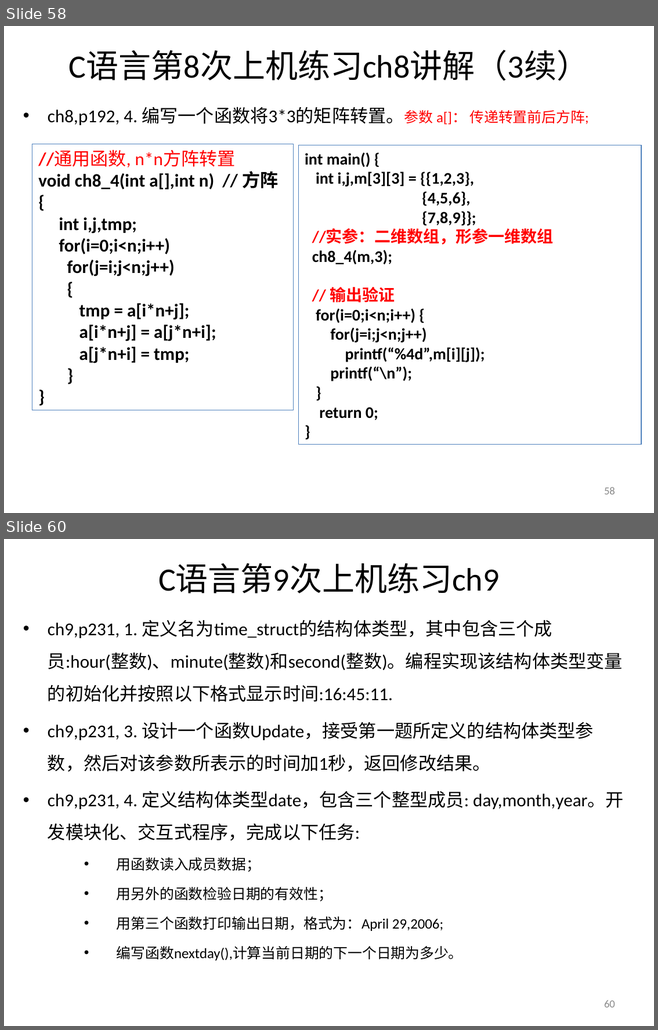
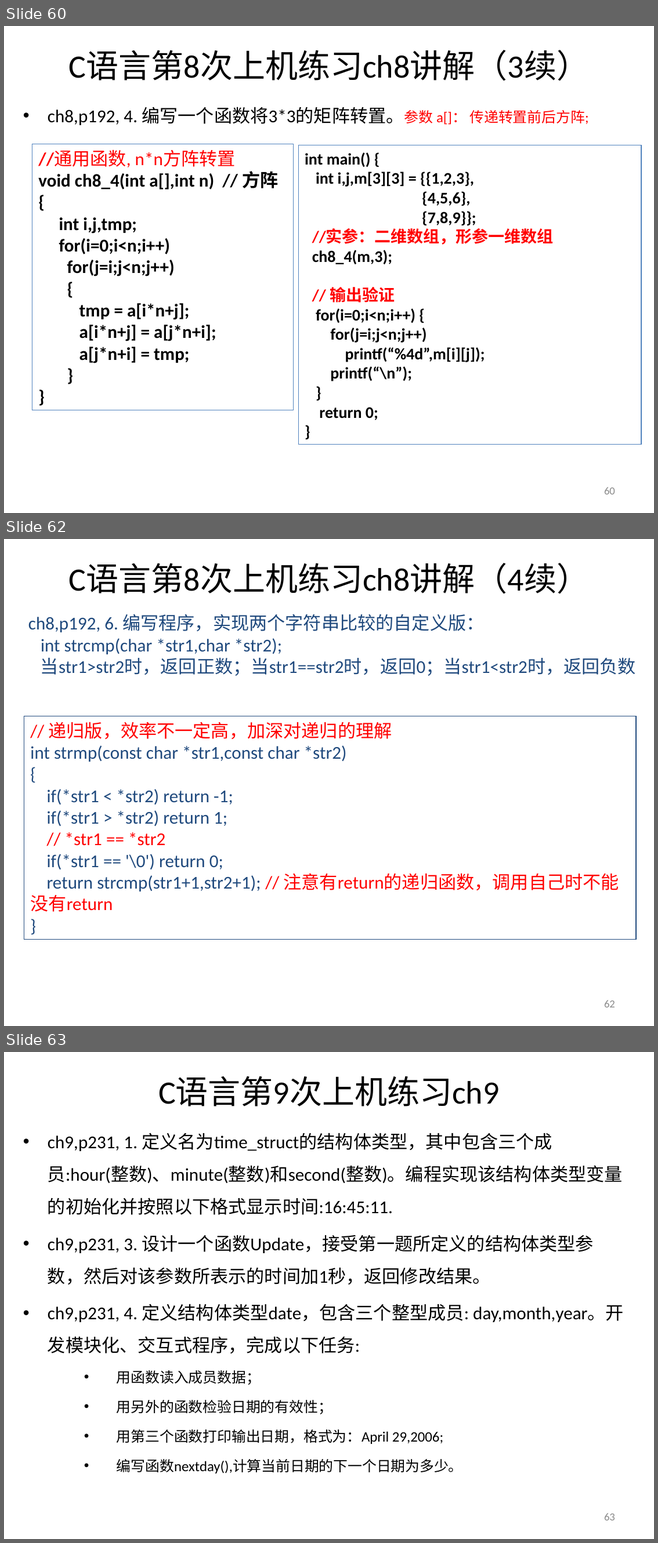
Before and after one commit to jtrfid/C-Repositories, a slide deck: 2016/上机安排.ppt. Shown one above the other, each under a label of ours: slides 58 and 60 before the commit, slides 60, 62 and 63 after it; the slides between them are not shown. The pictures are 658x1030 and 658x1543 pixels, drawn with LibreOffice and Linux fonts; fonts in the diff are those of the drawing. Boxes give left, top, right and bottom in pixels: in the first picture for what was removed or moved away, otherwise in the second. Text is boxed around its words. In the diff, an @@ line names an element or a change of style, - is before the commit and + after.

```diff
--- a/2016/上机安排.ppt
+++ b/2016/上机安排.ppt
@@ slide 62 added at <box>4,539,654,1026</box>, background #FFFFFF @@
@@ title added at <box>69,563,589,594</box>, 36 pt, text #000000 @@
+C语言第8次上机练习ch8讲解（4续）
@@ text added at <box>28,614,636,676</box>, 20 pt, text #1F497D @@
+ch8,p192, 6. 编写程序，实现两个字符串比较的自定义版：
+int strcmp(char *str1,char *str2);
+当str1>str2时，返回正数；当str1==str2时，返回0；当str1<str2时，返回负数
@@ rectangle added at <box>24,716,636,940</box>, outline #1F497D 0.74 pt, 20 pt, text #1F497D @@
+// 递归版，效率不一定高，加深对递归的理解
+int strmp(const char *str1,const char *str2)
+{
+if(*str1 < *str2) return -1;
+if(*str1 > *str2) return 1;
+// *str1 == *str2
+if(*str1 == '\0') return 0;
+return strcmp(str1+1,str2+1); // 注意有return的递归函数，调用自己时不能没有return
+}
@@ page number added at <box>604,1000,615,1008</box>, 12 pt, text #898989 @@
+62
@@ what was slide 58 is now slide 60 @@
@@ page number at <box>604,487,615,495</box>: text changed @@
-58
+60
@@ what was slide 60 is now slide 63 @@
@@ page number at <box>604,1513,615,1521</box>: text changed @@
-60
+63
```
Also in this commit, not shown: 5 slides changed, 2 other slides added.
